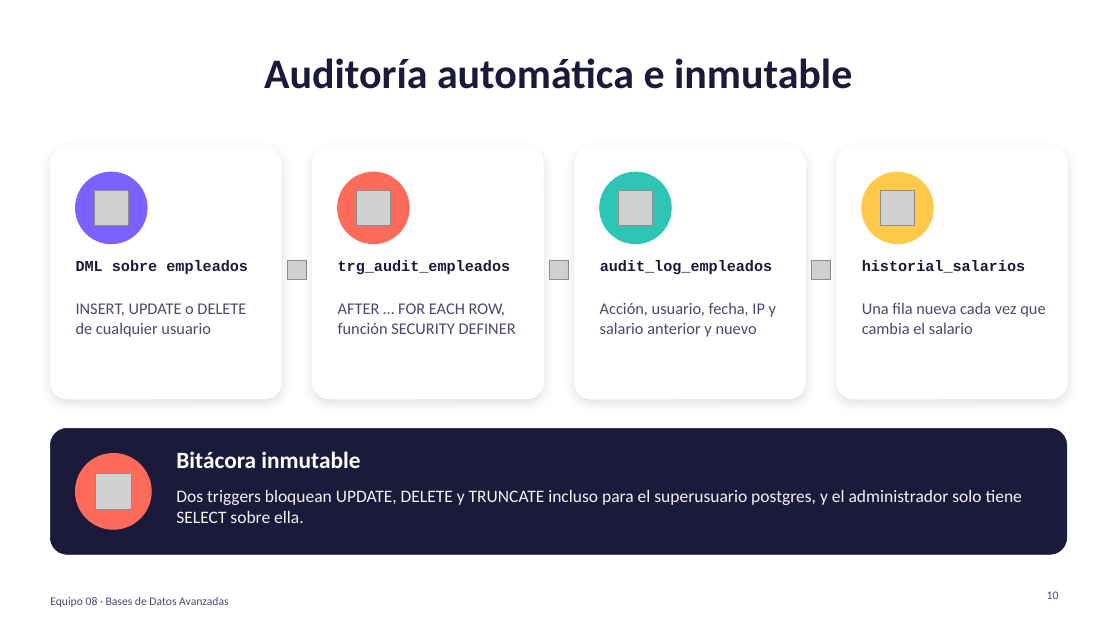
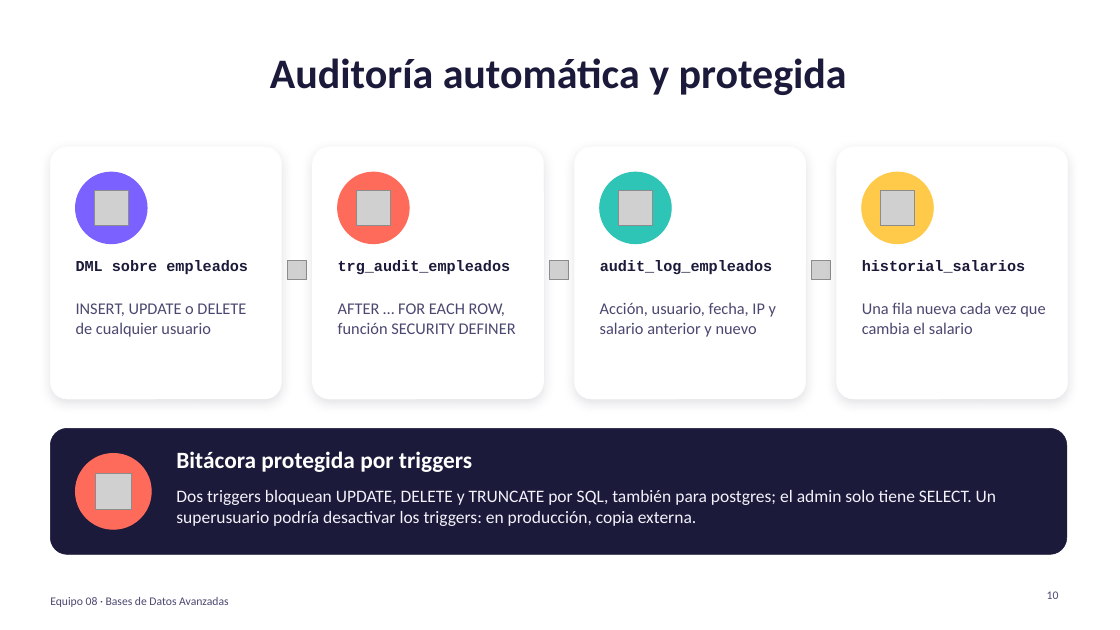
Before and after one commit to KarlaRoChi/BDAvanzadas_Equipo8_ProyectoFinal, a slide deck: slide 10 of presentacion/Proyecto01_equipo08_CalderonGutierrezVictorEmiliano_RojasChimalKarlaBeatriz.pptx. Drawn at 1120x630 pixels with LibreOffice and Linux fonts; fonts in the diff are those of the drawing; grey boxes stand for pictures. Boxes give left, top, right and bottom in pixels: in the first picture for what was removed or moved away, otherwise in the second. Text is boxed around its words. In the diff, an @@ line names an element or a change of style, - is before the commit and + after.

Commit message:
Precisar el alcance del MAC y de la inmutabilidad de la bitacora
- El MAC aplica a analista y auditor; admin y superusuario quedan fuera por diseno
- Los triggers bloquean cambios por SQL, pero un superusuario puede desactivarlos
- Mismos ajustes en la presentacion y PDF recompilado

```diff
--- a/presentacion/Proyecto01_equipo08_CalderonGutierrezVictorEmiliano_RojasChimalKarlaBeatriz.pptx
+++ b/presentacion/Proyecto01_equipo08_CalderonGutierrezVictorEmiliano_RojasChimalKarlaBeatriz.pptx
@@ title at [270,58,847,95]: text changed @@
-Auditoría automática e inmutable
+Auditoría automática y protegida
@@ text at [176,451,472,472]: text changed @@
-Bitácora inmutable
+Bitácora protegida por triggers
@@ text at [176,490,996,526]: text changed @@
-Dos triggers bloquean UPDATE, DELETE y TRUNCATE incluso para el superusuario postgres, y el administrador solo tiene SELECT sobre ella.
+Dos triggers bloquean UPDATE, DELETE y TRUNCATE por SQL, también para postgres; el admin solo tiene SELECT. Un superusuario podría desactivar los triggers: en producción, copia externa.
```
Also in this commit, not shown: 3 other slides changed, 2 other files.
